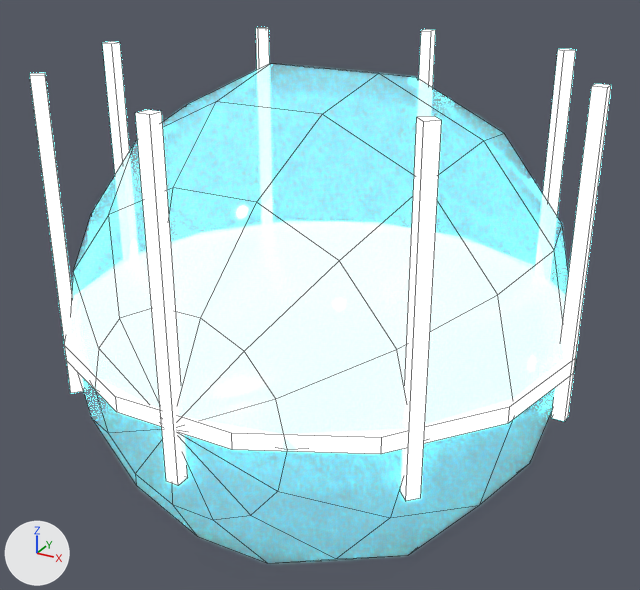
A saved change to the Blender file assets/source/dep_dome.blend.
Before and after are seen from a 50 mm camera at (1.57, -2.88, 1.51) aimed at (-0.02, 0.02, 0.07). Every picture has the same lights, and +X, +Y and +Z are marked at lower left. The first picture is the older version. Mesh edges are drawn as thin lines.

Objects in the first picture: 'dep_dome'.
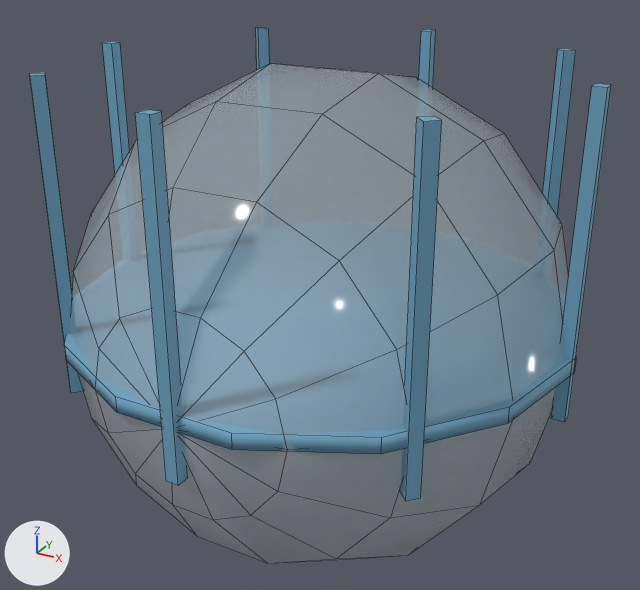
Location of each change, [x1, y1, x2, y2] in pixels of the pictures (640 x 590 px):
'dep_dome', recoloured, surface changed: [30, 27, 611, 563] in both

The change in detail:
In material 'ns_glass' (mat_ns_glass), metallic goes from 0.1 to 0.0.
In material 'ns_glass' (mat_ns_glass), emission_color is no longer (0.04, 0.16, 0.2), dark cyan #386f7c.
In material 'ns_glass' (mat_ns_glass), emission_strength is no longer 0.6.
Material 'ns_glass' (mat_ns_glass) changes colour from cyan #c4e5f3 to light grey #cedadf; in linear values from (0.55, 0.78, 0.9) to (0.62, 0.7, 0.74).
In material 'ns_glass' (mat_ns_glass), roughness goes from 0.06 to 0.1.
In material 'ns_glass' (mat_ns_glass), alpha goes from 0.28 to 0.3.
Material 'ns_energy_cyan' (mat_ns_energy_cyan) changes colour from cyan #3fc4da to blue #6fa6c4; in linear values from (0.05, 0.55, 0.7) to (0.16, 0.38, 0.55).
In material 'ns_energy_cyan' (mat_ns_energy_cyan), emission_color is no longer (0.17, 0.91, 1.0), cyan #73f5ff.
In material 'ns_energy_cyan' (mat_ns_energy_cyan), emission_strength is no longer 6.0.
In material 'ns_energy_cyan' (mat_ns_energy_cyan), roughness goes from 0.25 to 0.6.
